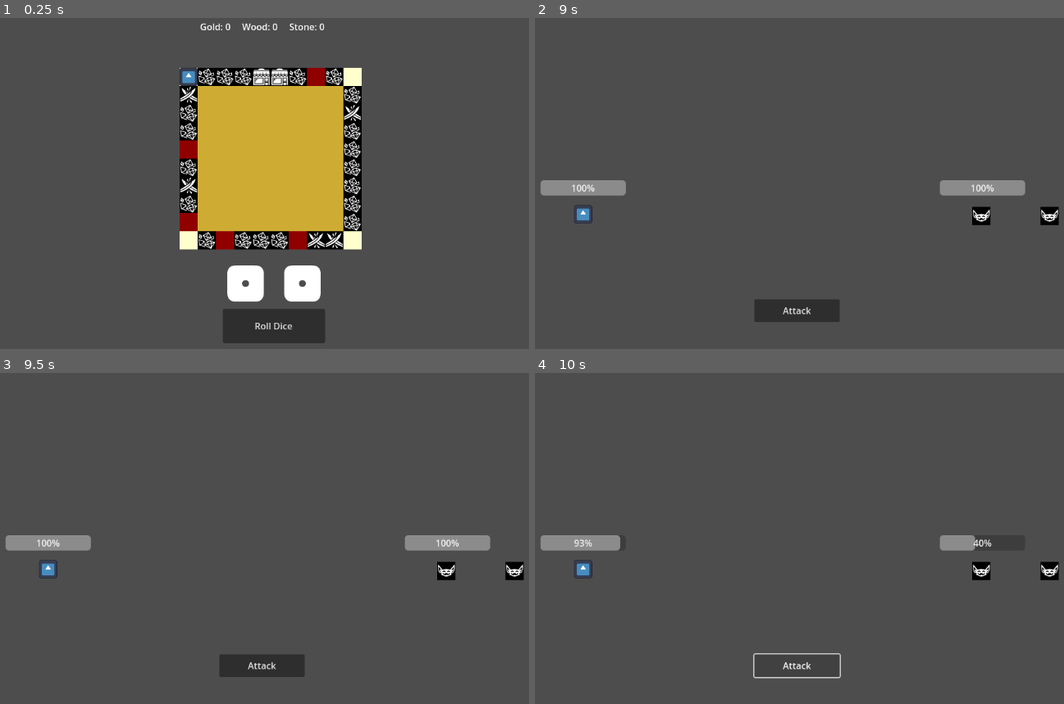
Above: before the commit, frames 1-4 (two rows, left to right).
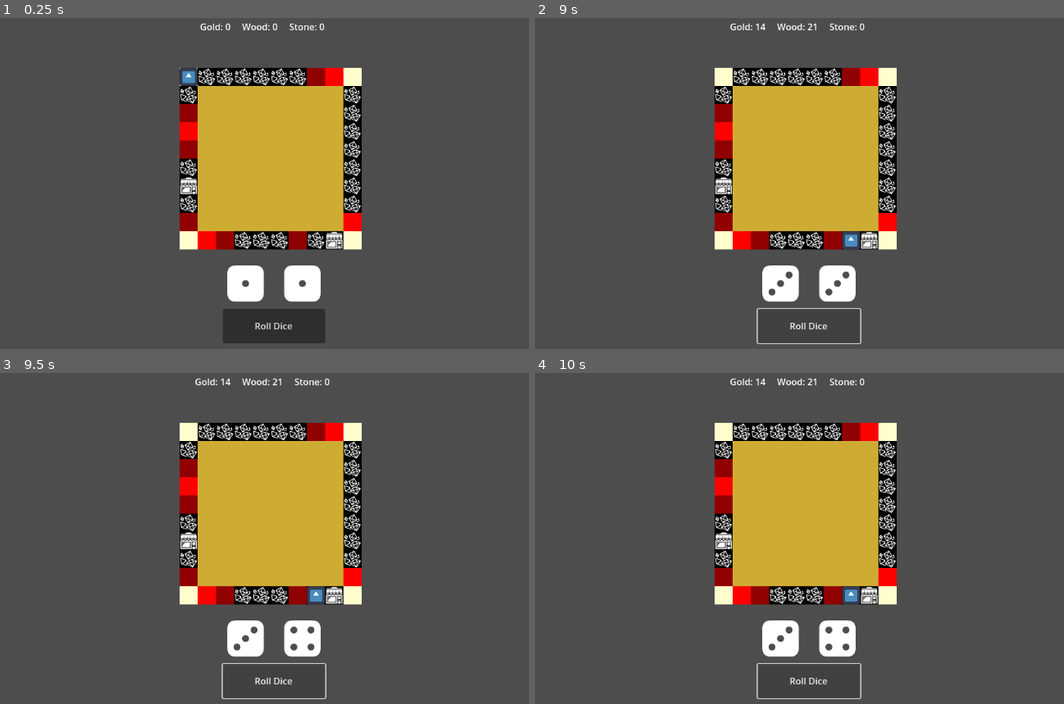
Above: after the commit, the same moments.

Repository: pescmy/HeRoll
Game: Godot game, scene res://scene/game.tscn
Same seed, same stepped clock (60 frames per second), same inputs: the game is played once before the commit and once after it. The engine's default icon, where the game draws it, is replaced by a stand-in: a white triangle on a blue panel in a dark square.
Inputs (mouse positions are in pixels of both pictures, inside the frame that each line leads up to):
- Up to frame 1 (0.25 s): no input
- Up to frame 2 (9 s): click "Roll Dice" at 0.5 s; click "Roll Dice" at 1.25 s; click "Roll Dice" at 2 s; tap Enter (ui_accept) at 2.75, 3.02, 3.77, 5.27, 6.02, 6.77, 8.27 s; hold R (Roll Dice) 2.78-3.53 s; tap R (Roll Dice) every 1.5 s from 3.6 to 8.1 s; hold R (Roll Dice) 4.28-5.03 s; hold R (Roll Dice) 5.78-6.53 s; hold R (Roll Dice) 7.28-8.03 s; hold R (Roll Dice) from 8.78 s (still down)
- Up to frame 3 (9.5 s): keep holding R (Roll Dice); tap Enter (ui_accept) at 9.02 s
- Up to frame 4 (10 s): release R (Roll Dice) at 9.5 s; click (799, 664) at 9.5 s, where only the run before the commit has a clickable "Attack"

The runs differ from the first frame. In frame 1, 1.9% of the frame differs, in the area x 33-69%, y 14-71%; in frame 2, 23%, in the area x 1-100%, y 1-99%; in frame 3, 23%; in frame 4, 22%.

Commit message:
start tile heal bug fix

Diff:
--- a/scripts/game_data.gd
+++ b/scripts/game_data.gd
@@ -3,7 +3,7 @@
 var player_tile_index: int = 0
 var board_generated: bool = false
 
-var tile_combat: int = 5
+var tile_combat: int = 0
 var tile_shop: int = 2
 var tile_resource: int = 20
 var tile_types: Dictionary = {}
--- a/scripts/start_tile_ui.gd
+++ b/scripts/start_tile_ui.gd
@@ -24,13 +24,13 @@
 	emit_signal("choice_made")
 
 func _on_heal_pressed() -> void:
-	GameData.player_current_health = min(
-		GameData.player_current_health + heal_amount,
-		GameData.player_max_health
-	)
-	print("Healed for %d! HP: %d/%d" % [heal_amount, GameData.player_current_health, GameData.player_max_health])
+	var player_stats = get_tree().get_root().get_node("Game/Player/PlayerStats")
+	var new_health = min(player_stats.current_health + heal_amount, player_stats.max_health)
+	player_stats.current_health = new_health
+	GameData.player_current_health = new_health
+	print("Healed for %d! HP: %d/%d" % [heal_amount, new_health, player_stats.max_health])
 	_hide_ui()
-	emit_signal("choice_made")
+	choice_made.emit()
 
 func _on_gold_pressed() -> void:
 	GameData.player_gold += gold_amount
